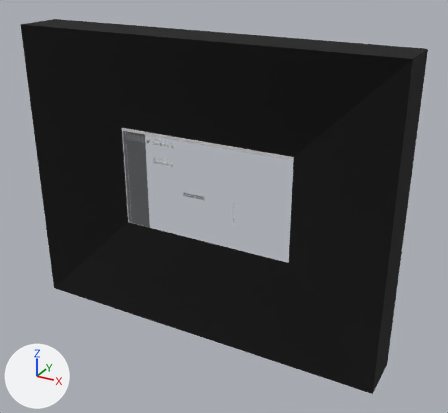
The Blender file raw/UI.blend, before and after one commit.
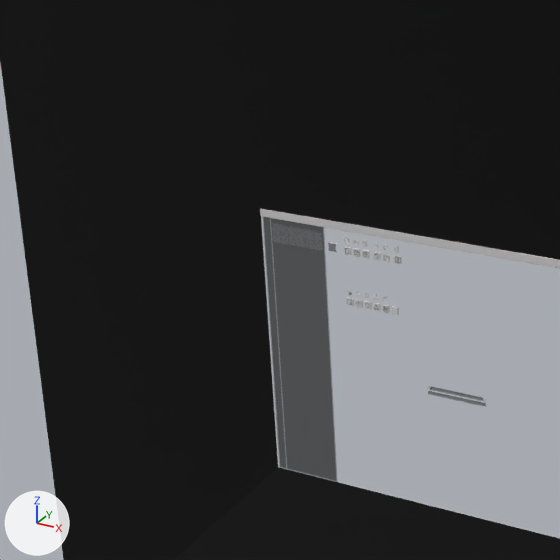
Each version is shown whole from a 50 mm lens placed at (3925.0, -4944.0, 2917.0), pointed at (1175.0, 57.0, 417.0), then close up on the part from 6% to 52% of the width and 12% to 62% of the height. Arrows for +X, +Y and +Z are at lower left; the lights stay in place.

In view in the first close-up: 'back.006', 'border_1920_1080', 'part_bg', 'top_panel_bar'.
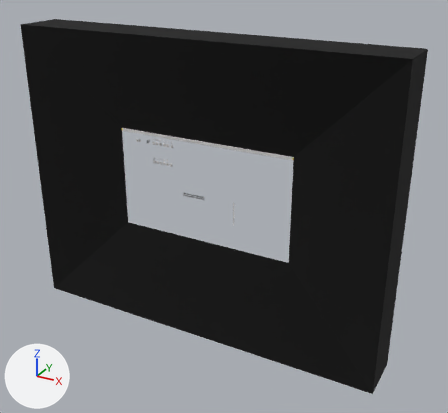
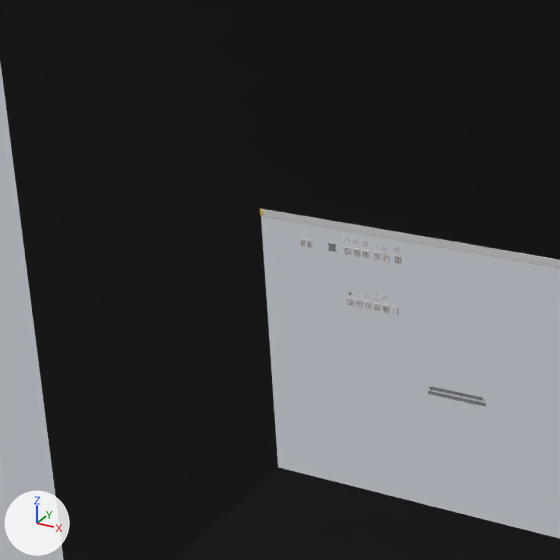
Pixel boxes [x1, y1, x2, y2] of what changed, in the close-ups (560 x 560 px):
'back.006', deleted: before [262, 217, 338, 482]
    faces in mat_background_dark (dark grey #5e6063): [263, 217, 336, 481]
    faces in mat_background_light (grey #9da0a5): [262, 217, 338, 482]
'part_bg', deleted: before [272, 223, 322, 250]
'button_undo_large.001', added: after [306, 240, 312, 248]
'button_undo_large.002', added: after [300, 238, 305, 247]

Patch to the scene script:
```diff
--- a/raw/UI.blend.py
+++ b/raw/UI.blend.py
@@ me_plane_047 @@
+me_plane_047.from_pydata(...)  # 37 vertices, 25 faces; spans x -10.0..10.0, y -1.0..6.0, z -15.0..15.0
+me_plane_047.polygons.foreach_set('use_smooth', [True] * 25)
+# faces by material slot: [21, 4]
+me_plane_047.materials.append(mat_metal)  # light grey #d3d0d0
+me_plane_047.materials.append(mat_metal_dark)  # grey #959393
@@ me_plane_042 @@
+me_plane_042.from_pydata(...)  # 31 vertices, 23 faces; spans x -10.0..10.0, y -1.0..6.0, z -15.0..15.0
+me_plane_042.polygons.foreach_set('use_smooth', [True] * 23)
+# faces by material slot: [21, 2]
+me_plane_042.materials.append(mat_metal)  # light grey #d3d0d0
+me_plane_042.materials.append(mat_metal_dark)  # grey #959393
@@ ob_back_006 @@
-ob_back_006 = bpy.data.objects.new('back.006', me_plane_041)
-ob_back_006.location = (0.0, 0.0, 1050.0)
@@ ob_part_bg @@
-ob_part_bg = bpy.data.objects.new('part_bg', me_plane_046)
-ob_part_bg.location = (86.0, 0.0, 994.0)
@@ ob_button_undo_large_002 @@
+ob_button_undo_large_002 = bpy.data.objects.new('button_undo_large.002', me_plane_047)
+ob_button_undo_large_002.location = (190.0, -6.0, 975.0)
@@ ob_button_undo_large_001 @@
+ob_button_undo_large_001 = bpy.data.objects.new('button_undo_large.001', me_plane_042)
+ob_button_undo_large_001.location = (220.0, -6.0, 975.0)
```
